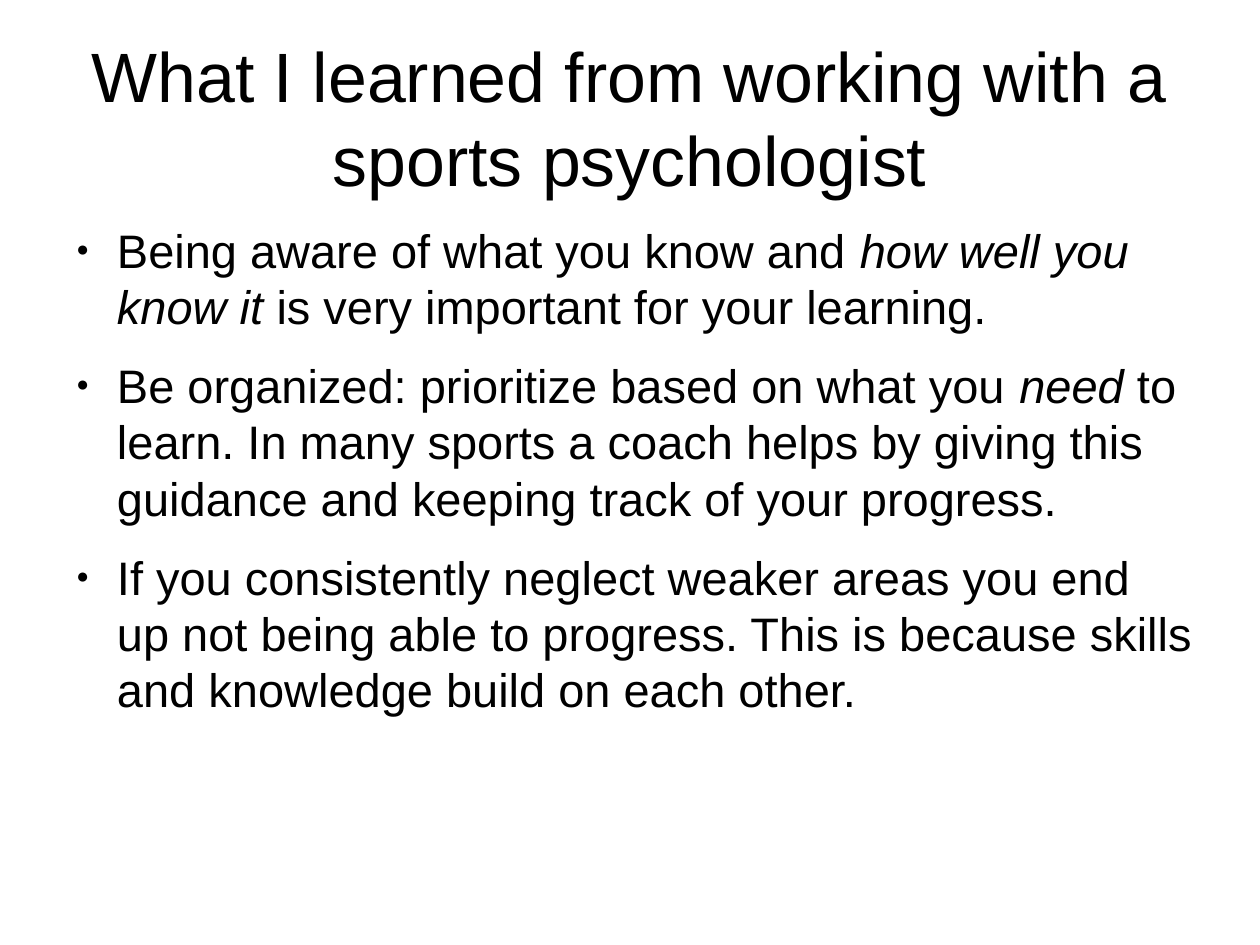
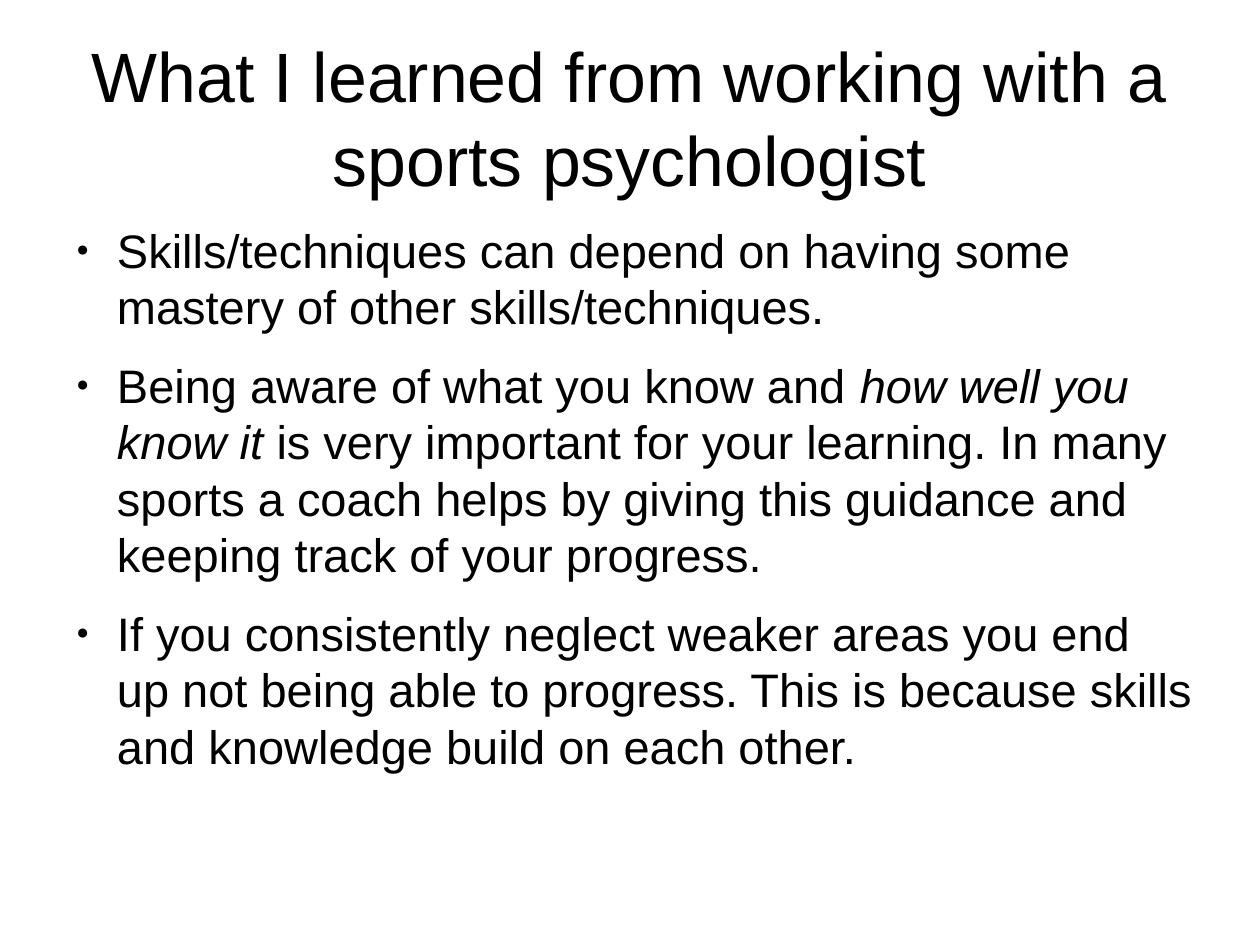
Before and after one commit to shuttle1987/CompCon2016, a slide deck: slide 5 of Slides.odp. Drawn at 1260x945 pixels with LibreOffice and Linux fonts; fonts in the diff are those of the drawing. Boxes give left, top, right and bottom in pixels: in the first picture for what was removed or moved away, otherwise in the second. Text is boxed around its words. In the diff, an @@ line names an element or a change of style, - is before the commit and + after.

Commit message:
Updated slides

```diff
--- a/Slides.odp
+++ b/Slides.odp
@@ text at (117,234,1167,581): text changed @@
-● Being aware of what you know and how well you know it is very important for your learning.
-● Be organized: prioritize based on what you need to learn. In many sports a coach helps by giving this guidance and keeping track of your progress.
+● Skills/techniques can depend on having some mastery of other skills/techniques.
+● Being aware of what you know and how well you know it is very important for your learning. In many sports a coach helps by giving this guidance and keeping track of your progress.
```
Also in this commit, not shown: 1 other slide changed.
